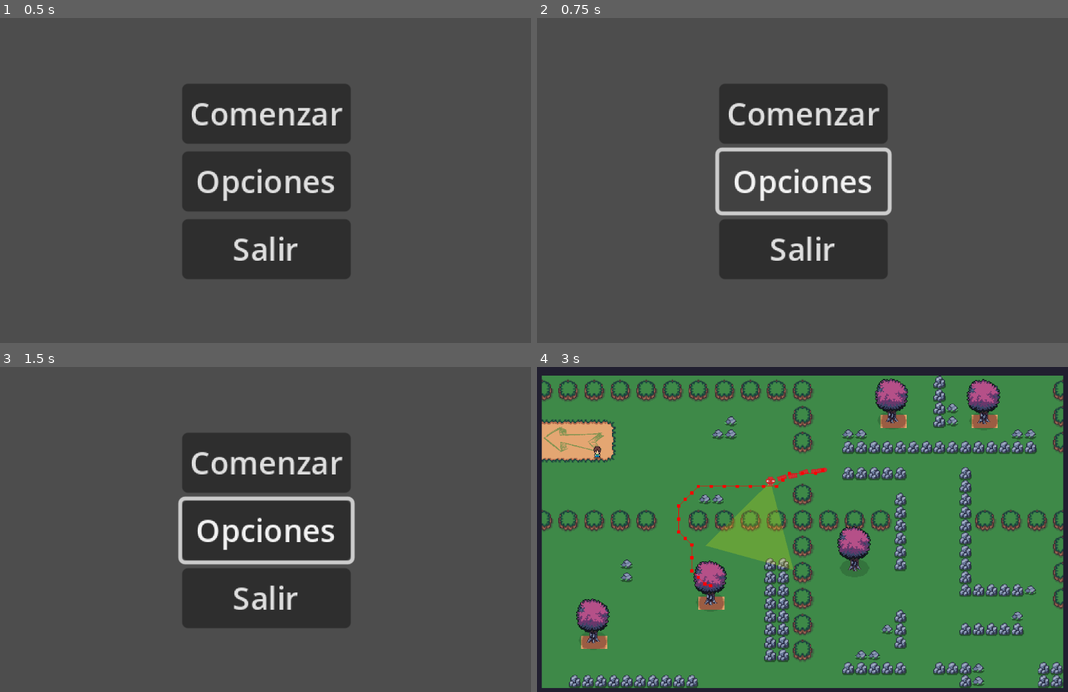
Above: before the commit, frames 1-4 (two rows, left to right).
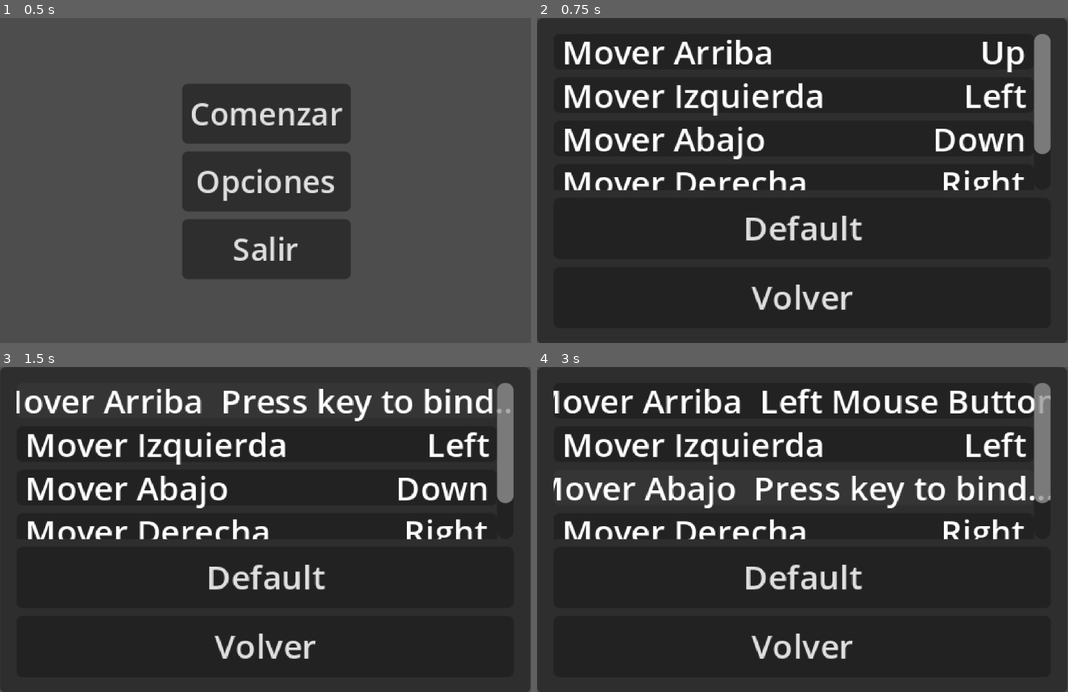
Above: after the commit, the same moments.

Repository: tomas2305/lumbersnake
Game: Godot game, scene res://menus/menu.tscn
Same seed, same stepped clock (60 frames per second), same inputs: the game is played once before the commit and once after it.
Inputs (mouse positions are in pixels of both pictures, inside the frame that each line leads up to):
- Up to frame 1 (0.5 s): no input
- Up to frame 2 (0.75 s): click "Opciones" at 0.5 s
- Up to frame 3 (1.5 s): click (254, 399) at 1.27 s
- Up to frame 4 (3 s): click (791, 445) at 2.02 s; click (791, 487) at 2.77 s

Frame 1 is identical in both runs. In frame 2, 89% of the frame differs, in the area x 0-100%, y 0-100%; in frame 3, 78%; in frame 4, 94%.

Commit message:
agrego mapeo de botones

Diff:
--- a/game.gd
+++ b/game.gd
@@ -11,7 +11,7 @@
 
 # Called when the node enters the scene tree for the first time.
 func _ready() -> void:
-	pass
+	$Arrow.hide()
 
 
 # Called every frame. 'delta' is the elapsed time since the previous frame.
--- a/game.tscn
+++ b/game.tscn
@@ -17,6 +17,7 @@
 [ext_resource type="PackedScene" uid="uid://b38e16u4df4j2" path="res://trees/base_tree.tscn" id="13_vaj68"]
 [ext_resource type="PackedScene" uid="uid://d3d6m1v37rsag" path="res://menus/pause.tscn" id="16_e8heu"]
 [ext_resource type="Texture2D" uid="uid://c7bofi0b22c6u" path="res://assets/arrow.png" id="17_e8heu"]
+[ext_resource type="Script" uid="uid://bbdpr23vetn3h" path="res://instructions.gd" id="18_rvswv"]
 
 [sub_resource type="TileMapPattern" id="TileMapPattern_ycdy4"]
 tile_data = PackedInt32Array(0, 12, 1, 1, 131084, 1)
@@ -398,11 +399,11 @@
 collision_layer = 3
 
 [node name="BaseTree3" parent="TreeContainer" instance=ExtResource("13_vaj68")]
-position = Vector2(316, 122)
+position = Vector2(324, 122)
 collision_layer = 3
 
 [node name="BaseTree4" parent="TreeContainer" instance=ExtResource("13_vaj68")]
-position = Vector2(362, -60)
+position = Vector2(356, -62)
 collision_layer = 3
 
 [node name="BaseTree5" parent="TreeContainer" instance=ExtResource("13_vaj68")]
@@ -426,6 +427,70 @@
 position = Vector2(0, 95)
 shape = SubResource("RectangleShape2D_e8heu")
 
+[node name="Instructions" type="Control" parent="."]
+process_mode = 3
+layout_mode = 3
+anchors_preset = 8
+anchor_left = 0.5
+anchor_top = 0.5
+anchor_right = 0.5
+anchor_bottom = 0.5
+offset_left = 72.0
+offset_top = 36.0
+offset_right = 72.0
+offset_bottom = 36.0
+grow_horizontal = 2
+grow_vertical = 2
+size_flags_horizontal = 4
+script = ExtResource("18_rvswv")
+
+[node name="ColorRect" type="ColorRect" parent="Instructions"]
+layout_mode = 1
+anchors_preset = 8
+anchor_left = 0.5
+anchor_top = 0.5
+anchor_right = 0.5
+anchor_bottom = 0.5
+offset_left = -22.5
+offset_top = -32.0
+offset_right = 22.5
+offset_bottom = 32.0
+grow_horizontal = 2
+grow_vertical = 2
+scale = Vector2(6.64892, 2.94271)
+color = Color(0.0687983, 0.0687983, 0.0687983, 0.635294)
+
+[node name="VBoxContainer" type="VBoxContainer" parent="Instructions"]
+layout_mode = 1
+anchors_preset = 8
+anchor_left = 0.5
+anchor_top = 0.5
+anchor_right = 0.5
+anchor_bottom = 0.5
+offset_left = -11.0
+offset_top = -22.0
+offset_right = 267.0
+offset_bottom = 140.0
+grow_horizontal = 2
+grow_vertical = 2
+alignment = 1
+
+[node name="Label" type="Label" parent="Instructions/VBoxContainer"]
+layout_mode = 2
+size_flags_horizontal = 4
+text = "La maldición acecha...
+Destruye los arboles poseídos antes
+de que alcance a todo el bosque.
+¡Y ten cuidado con la serpiente!
+"
+
+[node name="CloseButton" type="Button" parent="Instructions/VBoxContainer"]
+layout_mode = 2
+size_flags_horizontal = 4
+size_flags_vertical = 4
+text = "X"
+
 [connection signal="chased" from="Player" to="." method="_on_player_chased"]
 [connection signal="timeout" from="Timer" to="." method="_on_timer_timeout"]
 [connection signal="body_entered" from="WinArea" to="." method="_on_win_area_body_entered"]
+[connection signal="pressed" from="Instructions/VBoxContainer/CloseButton" to="Instructions" method="_on_close_button_pressed"]
--- /dev/null
+++ b/instructions.gd
@@ -0,0 +1,12 @@
+extends Control
+
+@onready var close_button := $VBoxContainer/CloseButton
+
+func _ready():
+	show()
+	get_tree().paused = true
+
+
+func _on_close_button_pressed() -> void:
+	get_tree().paused = false
+	hide()
--- a/menus/control.gd
+++ b/menus/control.gd
@@ -8,7 +8,7 @@
 
 
 func _on_options_pressed() -> void:
-	pass # Replace with function body.
+	get_tree().change_scene_to_file("res://menus/input_settings.tscn")
 
 
 func _on_quit_pressed() -> void:
--- a/menus/gameOver.tscn
+++ b/menus/gameOver.tscn
@@ -58,8 +58,8 @@
 offset_right = 144.0
 offset_bottom = -37.0
 grow_horizontal = 2
-text = "La maldición alcanzó todo el bosque..."
 label_settings = SubResource("LabelSettings_35ye2")
+autowrap_mode = 3
 
 [connection signal="pressed" from="VBoxContainer/PlayAgain" to="." method="_on_again_pressed"]
 [connection signal="pressed" from="VBoxContainer/Quit" to="." method="_on_quit_pressed"]
--- a/menus/game_over.gd
+++ b/menus/game_over.gd
@@ -3,7 +3,11 @@
 
 # Called when the node enters the scene tree for the first time.
 func _ready() -> void:
-	pass
+	if Global.won:
+		setWonMessage()
+	else:
+		setLooseMessage()
+
 
 
 # Called every frame. 'delta' is the elapsed time since the previous frame.
@@ -17,3 +21,10 @@
 
 func _on_quit_pressed() -> void:
 		get_tree().quit()
+
+
+func setWonMessage():
+	$Mensaje.text = "El mal se repliega, has salvado el Bosque"
+
+func setLooseMessage():
+	$Mensaje.text = "La maldición se esparce, ¿Volverás a intentarlo?"
--- /dev/null
+++ b/menus/input_button.tscn
@@ -0,0 +1,52 @@
+[gd_scene load_steps=4 format=3 uid="uid://cf4uj5igf03o7"]
+
+[sub_resource type="StyleBoxFlat" id="StyleBoxFlat_h5gar"]
+bg_color = Color(1, 1, 1, 0.486275)
+
+[sub_resource type="StyleBoxFlat" id="StyleBoxFlat_admnd"]
+
+[sub_resource type="StyleBoxFlat" id="StyleBoxFlat_vn6js"]
+bg_color = Color(0, 0, 0, 0.486275)
+
+[node name="InputButton" type="Button"]
+custom_minimum_size = Vector2(0, 18)
+anchors_preset = 10
+anchor_right = 1.0
+offset_bottom = 8.0
+grow_horizontal = 2
+focus_mode = 0
+theme_override_styles/hover_pressed_mirrored = SubResource("StyleBoxFlat_h5gar")
+theme_override_styles/pressed_mirrored = SubResource("StyleBoxFlat_admnd")
+theme_override_styles/normal_mirrored = SubResource("StyleBoxFlat_vn6js")
+
+[node name="MarginContainer" type="MarginContainer" parent="."]
+layout_mode = 1
+anchors_preset = 15
+anchor_right = 1.0
+anchor_bottom = 1.0
+grow_horizontal = 2
+grow_vertical = 2
+theme_override_constants/margin_left = 4
+theme_override_constants/margin_top = 3
+theme_override_constants/margin_right = 4
+theme_override_constants/margin_bottom = 2
+
+[node name="HBoxContainer" type="HBoxContainer" parent="MarginContainer"]
+layout_mode = 2
+
+[node name="LabelAction" type="Label" parent="MarginContainer/HBoxContainer"]
+layout_mode = 2
+mouse_filter = 1
+text = "action"
+vertical_alignment = 1
+
+[node name="Spacer" type="Control" parent="MarginContainer/HBoxContainer"]
+layout_mode = 2
+size_flags_horizontal = 3
+mouse_filter = 1
+
+[node name="LabelInput" type="Label" parent="MarginContainer/HBoxContainer"]
+layout_mode = 2
+mouse_filter = 1
+text = "action"
+vertical_alignment = 1
--- /dev/null
+++ b/menus/input_settings.gd
@@ -0,0 +1,101 @@
+extends Control
+
+@onready var input_button_scene = preload("res://menus/input_button.tscn")
+@onready var action_list = $PanelContainer/MarginContainer/VBoxContainer/ScrollContainer/ActionList
+
+var is_remapping = false
+var action_to_remap = null
+var remapping_button = null
+
+var input_actions = {
+		"up" : "Mover Arriba",
+		"left": "Mover Izquierda",
+		"down": "Mover Abajo",
+		"right": "Mover Derecha",
+		"hit": "Talar"
+		}
+
+
+func _ready() -> void:
+	_load_input_bindings()
+	_create_action_list()
+
+
+
+
+func _create_action_list():
+	for item in action_list.get_children():
+		item.queue_free()
+
+	for action in input_actions:
+		var button = input_button_scene.instantiate()
+		var action_label = button.find_child("LabelAction")
+		var input_label = button.find_child("LabelInput")
+
+		action_label.text = input_actions[action]
+
+		var events = InputMap.action_get_events(action)
+		if events.size() > 0:
+			input_label.text = events[0].as_text().trim_suffix(" (Physical)")
+		else:
+			input_label.text = ""
+
+		action_list.add_child(button)
+		button.pressed.connect(_on_input_button_pressed.bind(button, action))
+
+
+
+func _on_input_button_pressed(button, action):
+	if !is_remapping:
+		is_remapping = true
+		action_to_remap = action
+		remapping_button = button
+		button.find_child("LabelInput").text= "Press key to bind..."
+
+func _input(event):
+	if is_remapping:
+		if (event is InputEventKey || (event is InputEventMouseButton && event.pressed)):
+			if event is InputEventMouseButton && event.double_click:
+				event.doble_click = false
+			InputMap.action_erase_events(action_to_remap)
+			InputMap.action_add_event(action_to_remap, event)
+			_save_input_bindings()
+			_update_action_list(remapping_button, event)
+			is_remapping = false
+			action_to_remap = null
+			remapping_button = null
+
+			accept_event()
+
+
+func _update_action_list(button,event):
+	button.find_child("LabelInput").text = event.as_text().trim_suffix(" (Physical)")
+
+
+
+func _on_reset_button_pressed() -> void:
+	_create_action_list()
+
+
+func _on_back_button_pressed() -> void:
+	get_tree().change_scene_to_file("res://menus/menu.tscn") # Replace with function body.
+
+
+func _save_input_bindings():
+	var config = ConfigFile.new()
+	for action in input_actions:
+		var events = InputMap.action_get_events(action)
+		if events.size() > 0:
+			var ev = events[0]
+			if ev is InputEventKey and ev.keycode > 0:
+				config.set_value("input", action, ev)
+	config.save("user://input.cfg")
+
+func _load_input_bindings():
+	var config = ConfigFile.new()
+	if config.load("user://input.cfg") == OK:
+		for action in config.get_section_keys("input"):
+			var event = config.get_value("input", action)
+			if event and event is InputEventKey and event.keycode > 0:
+				InputMap.action_erase_events(action)
+				InputMap.action_add_event(action, event)
--- /dev/null
+++ b/menus/input_settings.tscn
@@ -0,0 +1,73 @@
+[gd_scene load_steps=3 format=3 uid="uid://cwadr6fpynfsx"]
+
+[ext_resource type="Script" uid="uid://bjtlgc6icfnso" path="res://menus/input_settings.gd" id="1_vn6js"]
+[ext_resource type="PackedScene" uid="uid://cf4uj5igf03o7" path="res://menus/input_button.tscn" id="2_hfmdo"]
+
+[node name="InputSettings" type="Control"]
+layout_mode = 3
+anchors_preset = 15
+anchor_right = 1.0
+anchor_bottom = 1.0
+grow_horizontal = 2
+grow_vertical = 2
+script = ExtResource("1_vn6js")
+
+[node name="PanelContainer" type="PanelContainer" parent="."]
+layout_mode = 1
+anchors_preset = 8
+anchor_left = 0.5
+anchor_top = 0.5
+anchor_right = 0.5
+anchor_bottom = 0.5
+offset_left = -137.0
+offset_top = -84.0
+offset_right = 118.0
+offset_bottom = 81.0
+grow_horizontal = 2
+grow_vertical = 2
+scale = Vector2(1.07317, 1.02128)
+
+[node name="MarginContainer" type="MarginContainer" parent="PanelContainer"]
+layout_mode = 2
+theme_override_constants/margin_left = 8
+theme_override_constants/margin_top = 8
+theme_override_constants/margin_right = 8
+theme_override_constants/margin_bottom = 8
+
+[node name="VBoxContainer" type="VBoxContainer" parent="PanelContainer/MarginContainer"]
+layout_mode = 2
+
+[node name="ScrollContainer" type="ScrollContainer" parent="PanelContainer/MarginContainer/VBoxContainer"]
+layout_mode = 2
+size_flags_vertical = 3
+
+[node name="ActionList" type="VBoxContainer" parent="PanelContainer/MarginContainer/VBoxContainer/ScrollContainer"]
+layout_mode = 2
+size_flags_horizontal = 3
+
+[node name="InputButton" parent="PanelContainer/MarginContainer/VBoxContainer/ScrollContainer/ActionList" instance=ExtResource("2_hfmdo")]
+layout_mode = 2
+
+[node name="InputButton2" parent="PanelContainer/MarginContainer/VBoxContainer/ScrollContainer/ActionList" instance=ExtResource("2_hfmdo")]
+layout_mode = 2
+
+[node name="InputButton3" parent="PanelContainer/MarginContainer/VBoxContainer/ScrollContainer/ActionList" instance=ExtResource("2_hfmdo")]
+layout_mode = 2
+
+[node name="InputButton4" parent="PanelContainer/MarginContainer/VBoxContainer/ScrollContainer/ActionList" instance=ExtResource("2_hfmdo")]
+layout_mode = 2
+
+[node name="InputButton5" parent="PanelContainer/MarginContainer/VBoxContainer/ScrollContainer/ActionList" instance=ExtResource("2_hfmdo")]
+layout_mode = 2
+
+[node name="ResetButton" type="Button" parent="PanelContainer/MarginContainer/VBoxContainer"]
+layout_mode = 2
+focus_mode = 0
+text = "Default"
+
+[node name="BackButton" type="Button" parent="PanelContainer/MarginContainer/VBoxContainer"]
+layout_mode = 2
+text = "Volver"
+
+[connection signal="pressed" from="PanelContainer/MarginContainer/VBoxContainer/ResetButton" to="." method="_on_reset_button_pressed"]
+[connection signal="pressed" from="PanelContainer/MarginContainer/VBoxContainer/BackButton" to="." method="_on_back_button_pressed"]
--- a/player/player.gd
+++ b/player/player.gd
@@ -18,9 +18,8 @@
 		move_and_slide()
 		chased.emit()
 
-
 	# Movimiento
-	var direction = Input.get_vector("ui_left", "ui_right", "ui_up", "ui_down")
+	var direction = Input.get_vector("left", "right", "up", "down")
 	velocity = direction * SPEED
 	move_and_slide()
 
@@ -44,7 +43,7 @@
 			current_tree = collider
 
 	# Interacción
-	if Input.is_action_just_pressed("ui_select") and current_tree:
+	if Input.is_action_just_pressed("hit") and current_tree:
 		if current_tree.can_be_chopped(self):
 			current_tree.interact(self)
 			current_tree = null
--- a/project.godot
+++ b/project.godot
@@ -43,6 +43,31 @@
 "events": [Object(InputEventKey,"resource_local_to_scene":false,"resource_name":"","device":0,"window_id":0,"alt_presse …(194 unchanged characters)…
 ]
 }
+up={
+"deadzone": 0.2,
+"events": [Object(InputEventKey,"resource_local_to_scene":false,"resource_name":"","device":-1,"window_id":0,"alt_pressed":false,"shift_pressed":false,"ctrl_pressed":false,"meta_pressed":false,"pressed":false,"keycode":0,"physical_keycode":4194320,"key_label":0,"unicode":0,"location":0,"echo":false,"script":null)
+]
+}
+left={
+"deadzone": 0.2,
+"events": [Object(InputEventKey,"resource_local_to_scene":false,"resource_name":"","device":-1,"window_id":0,"alt_pressed":false,"shift_pressed":false,"ctrl_pressed":false,"meta_pressed":false,"pressed":false,"keycode":0,"physical_keycode":4194319,"key_label":0,"unicode":0,"location":0,"echo":false,"script":null)
+]
+}
+down={
+"deadzone": 0.2,
+"events": [Object(InputEventKey,"resource_local_to_scene":false,"resource_name":"","device":-1,"window_id":0,"alt_pressed":false,"shift_pressed":false,"ctrl_pressed":false,"meta_pressed":false,"pressed":false,"keycode":0,"physical_keycode":4194322,"key_label":0,"unicode":0,"location":0,"echo":false,"script":null)
+]
+}
+right={
+"deadzone": 0.2,
+"events": [Object(InputEventKey,"resource_local_to_scene":false,"resource_name":"","device":-1,"window_id":0,"alt_pressed":false,"shift_pressed":false,"ctrl_pressed":false,"meta_pressed":false,"pressed":false,"keycode":0,"physical_keycode":4194321,"key_label":0,"unicode":0,"location":0,"echo":false,"script":null)
+]
+}
+hit={
+"deadzone": 0.2,
+"events": [Object(InputEventKey,"resource_local_to_scene":false,"resource_name":"","device":-1,"window_id":0,"alt_pressed":false,"shift_pressed":false,"ctrl_pressed":false,"meta_pressed":false,"pressed":false,"keycode":0,"physical_keycode":32,"key_label":0,"unicode":32,"location":0,"echo":false,"script":null)
+]
+}
 
 [rendering]
 
Binary file added: assets/Tiles/zeo254-completed-commission.png
Not shown, added: assets/Tiles/zeo254-completed-commission.png.import
Not shown: 1 places in game.tscn that only renumber resources
Not shown, added: instructions.gd.uid
Not shown, added: menus/input_settings.gd.uid
